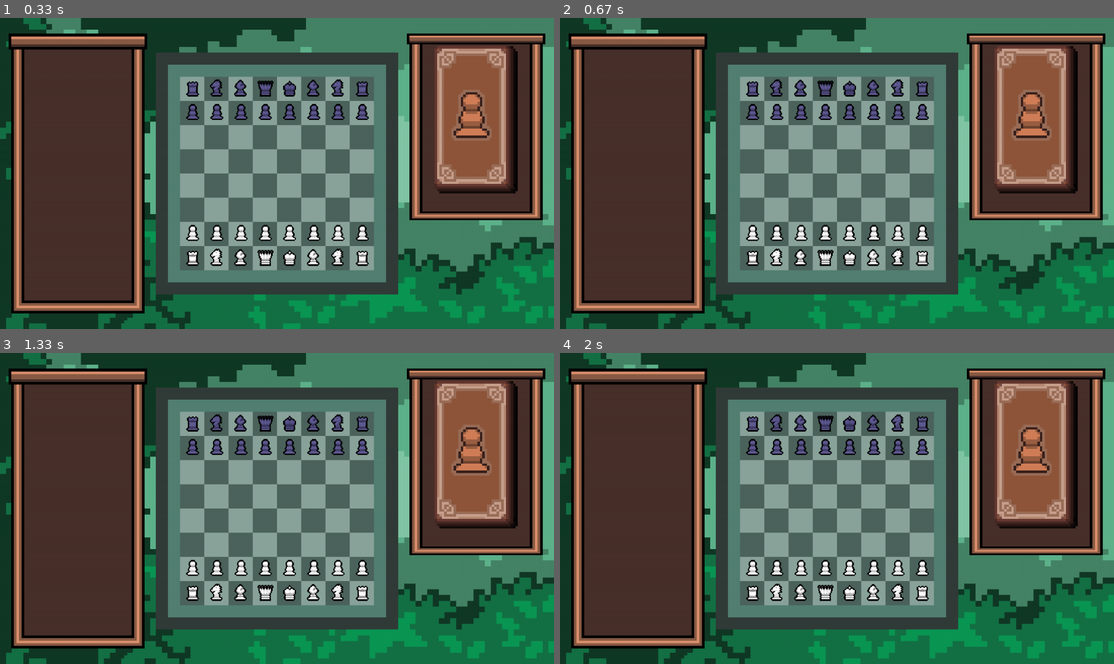
Above: before the commit, frames 1-4 (two rows, left to right).
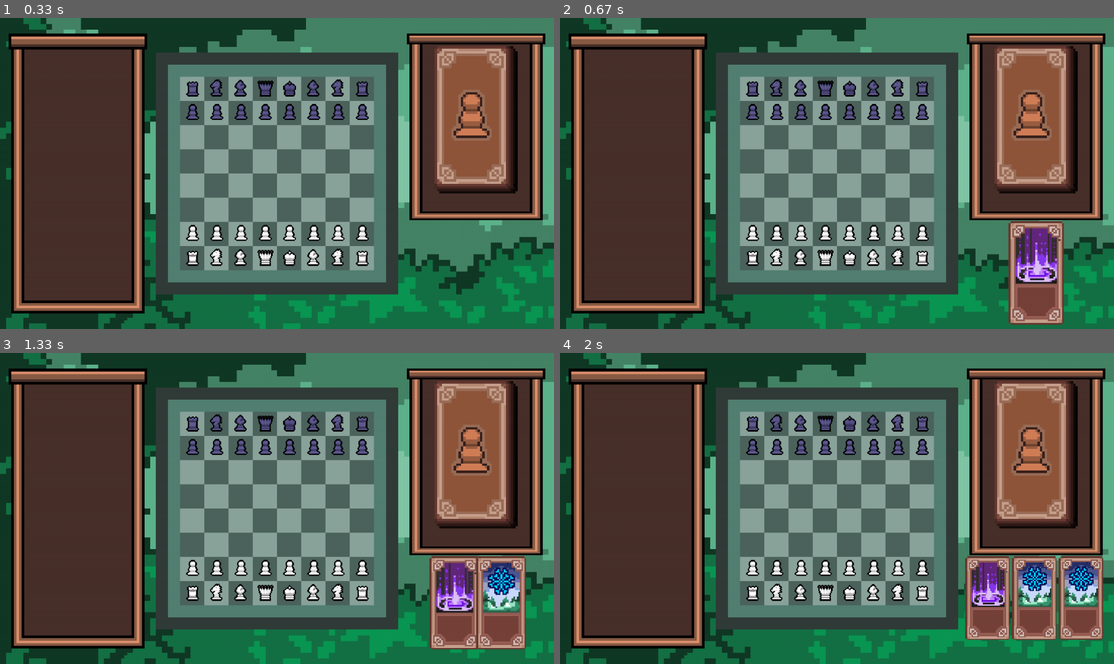
Above: after the commit, the same moments.

Repository: CorentinFinou/Projet-NSI-Chess
Game: pygame game, started from sources/programmes/app.py
Two runs of this game, one before a commit and one after it. Both use one fixed random seed, a clock stepped at 60 frames per second and the inputs below.
Inputs (mouse positions are in pixels of both pictures, inside the frame that each line leads up to):
- Up to frame 1 (0.33 s): no input
- Up to frame 2 (0.67 s): press the mouse at (1036, 120) at 0.37 s; move the mouse to (942, 192) at 0.47 s; release the mouse at (853, 263) at 0.6 s
- Up to frame 3 (1.33 s): press the mouse at (476, 608) at 0.7 s; move the mouse to (398, 589) at 0.8 s; release the mouse at (315, 573) at 0.93 s; press the mouse at (476, 455) at 1.03 s; move the mouse to (421, 458) at 1.13 s; release the mouse at (365, 464) at 1.27 s
- Up to frame 4 (2 s): press the mouse at (1036, 455) at 1.37 s; move the mouse to (931, 536) at 1.47 s; release the mouse at (825, 620) at 1.6 s

Frame 1 is identical in both runs. In frame 2, 3.4% of the frame differs, in the area x 80-91%, y 65-99%; in frame 3, 5.2%; in frame 4, 6.5%, in the area x 73-99%, y 65-93%.

Commit message:
A FAIRE URGEMENT : changement des cartes par joueur, les deux ont les mêmes là

Diff:
--- a/sources/programmes/jeu.py
+++ b/sources/programmes/jeu.py
@@ -597,7 +597,7 @@
         carteActuelle = None
         nbrTour = 1
         joueur = 'blanc'
-        monnaieBlanc,monnaieNoir = 0,0
+        monnaieBlanc,monnaieNoir = 300,300
         text = ''
         imgText = consts.police.render(text,True,'white')
         rectImgText = imgText.get_rect()
@@ -636,7 +636,7 @@
                                 nbrTour += 0.5
                                 print(monnaieBlanc,monnaieNoir)
                                 text = str(monnaieBlanc if joueur == 'blanc' else monnaieNoir)
-                                imgText = consts.render(text,True,'white')
+                                imgText = consts.police.render(text,True,'white')
 
                     if event.button == 1 :
                         pos = pygame.mouse.get_pos()
